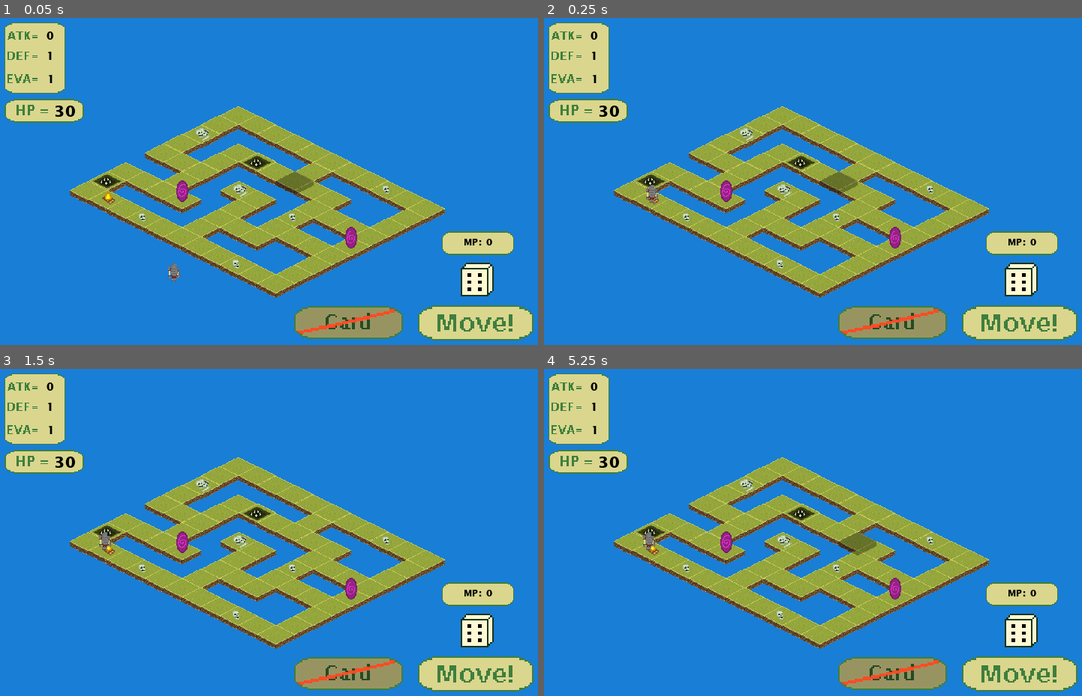
Above: before the commit, frames 1-4 (two rows, left to right).
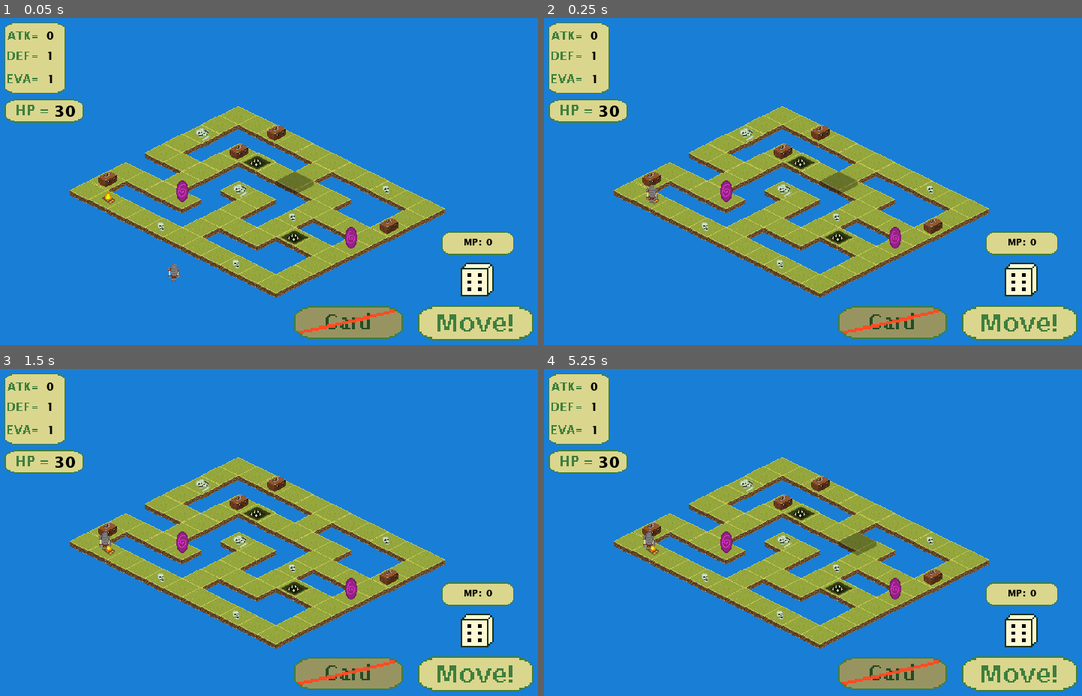
Above: after the commit, the same moments.

Repository: Patriks-Blauzda/Board-Game
Game: Godot game, scene res://Main.tscn
Same seed, same stepped clock (60 frames per second), same inputs: the game is played once before the commit and once after it.
Inputs (mouse positions are in pixels of both pictures, inside the frame that each line leads up to):
- Up to frame 1 (0.05 s): no input
- Up to frame 2 (0.25 s): no input
- Up to frame 3 (1.5 s): move the mouse to (425, 522) at 0.52 s; hold D (right) 0.53-1.28 s; click (425, 522) at 0.67 s; tap Enter at 1.25 s; move the mouse to (172, 558) at 1.27 s; hold Down (down) from 1.28 s (still down)
- Up to frame 4 (5.25 s): tap Space at 2, 3.5, 5 s; move the mouse to (899, 463) at 2.02 s; release Down (down) at 2.03 s; hold D (right) 2.03-2.78 s; tap Enter at 2.75, 4.25 s; move the mouse to (807, 610) at 2.77 s; hold Up (up) 2.78-3.53 s; click (807, 610) at 2.92 s; move the mouse to (1017, 594) at 3.52 s; hold A (left) 3.53-5.03 s; move the mouse to (656, 489) at 4.27 s; move the mouse to (866, 542) at 5.02 s; hold Down (down) from 5.03 s (still down); click (866, 542) at 5.17 s

The runs differ from the first frame. In frame 1, 0.8% of the frame differs, in the area x 17-76%, y 32-72%; in frame 2, 0.8%; in frame 3, 0.8%; in frame 4, 0.8%.

Commit message:
Victory screen added

Diff:
--- a/Dungeon Board/Main.tscn
+++ b/Dungeon Board/Main.tscn
@@ -213,6 +213,21 @@
 atlas = ExtResource( 6 )
 region = Rect2( 558, 208, 66, 20 )
 
+[sub_resource type="AtlasTexture" id=53]
+atlas = ExtResource( 6 )
+region = Rect2( 15, 223, 95, 20 )
+
+[sub_resource type="DynamicFont" id=54]
+size = 30
+extra_spacing_top = 1
+extra_spacing_bottom = 1
+extra_spacing_char = 1
+extra_spacing_space = 1
+font_data = ExtResource( 2 )
+
+[sub_resource type="Theme" id=55]
+default_font = SubResource( 54 )
+
 [sub_resource type="AtlasTexture" id=48]
 atlas = ExtResource( 6 )
 region = Rect2( 15, 223, 95, 20 )
@@ -226,7 +241,7 @@
 cell_size = Vector2( 64, 32 )
 cell_tile_origin = 1
 format = 1
-tile_data = PoolIntArray( -458753, 0, 0, -524288, 0, 0, -524287, 0, 0, -524286, 0, 0, -524285, 0, 0, -524284, 0, 0, -524283, 0, 0, -524282, 0, 0, -524281, 1, 0, -524280, 0, 0, -524279, 0, 0, -393217, 0, 0, -458748, 0, 0, -458743, 0, 0, -327681, 2, 0, -393215, 0, 0, -393214, 5, 0, -393213, 0, 0, -393212, 0, 0, -393211, 0, 0, -393210, 0, 0, -393207, 0, 0, -262145, 0, 0, -327679, 0, 0, -327674, 0, 0, -327673, 0, 0, -327672, 0, 0, -327671, 0, 0, -196609, 0, 0, -262144, 0, 0, -262143, 0, 0, -262141, 2, 0, -262140, 0, 0, -262138, 1, 0, -262135, 6, 0, -196607, 0, 0, -196604, 0, 0, -196602, 0, 0, -196601, 0, 0, -196600, 0, 0, -196599, 0, 0, -65537, 0, 0, -131072, 0, 0, -131071, 0, 0, -131070, 6, 0, -131068, 0, 0, -131067, 0, 0, -131066, 0, 0, -131063, 0, 0, -1, 5, 0, -65532, 0, 0, -65527, 0, 0, 65535, 0, 0, 0, 4, 0, 1, 0, 0, 2, 1, 0, 3, 0, 0, 4, 0, 0, 5, 0, 0, 6, 0, 0, 7, 1, 0, 8, 0, 0, 9, 0, 0 )
+tile_data = PoolIntArray( -458753, 0, 0, -524288, 0, 0, -524287, 3, 0, -524286, 0, 0, -524285, 0, 0, -524284, 0, 0, -524283, 0, 0, -524282, 0, 0, -524281, 1, 0, -524280, 0, 0, -524279, 0, 0, -393217, 0, 0, -458748, 0, 0, -458743, 0, 0, -327681, 2, 0, -393215, 3, 0, -393214, 5, 0, -393213, 0, 0, -393212, 0, 0, -393211, 0, 0, -393210, 0, 0, -393207, 3, 0, -262145, 0, 0, -327679, 0, 0, -327674, 0, 0, -327673, 0, 0, -327672, 0, 0, -327671, 0, 0, -196609, 0, 0, -262144, 0, 0, -262143, 0, 0, -262141, 2, 0, -262140, 0, 0, -262138, 1, 0, -262135, 6, 0, -196607, 0, 0, -196604, 0, 0, -196602, 0, 0, -196601, 5, 0, -196600, 0, 0, -196599, 0, 0, -65537, 0, 0, -131072, 0, 0, -131071, 0, 0, -131070, 6, 0, -131068, 0, 0, -131067, 0, 0, -131066, 0, 0, -131063, 0, 0, -1, 3, 0, -65532, 0, 0, -65527, 0, 0, 65535, 0, 0, 0, 4, 0, 1, 0, 0, 2, 0, 0, 3, 1, 0, 4, 0, 0, 5, 0, 0, 6, 0, 0, 7, 1, 0, 8, 0, 0, 9, 0, 0 )
 script = ExtResource( 5 )
 
 [node name="Player" parent="." instance=ExtResource( 1 )]
@@ -412,6 +427,52 @@
 expand = true
 stretch_mode = 5
 
+[node name="Win" type="TextureRect" parent="Camera2D"]
+pause_mode = 2
+process_priority = 1
+visible = false
+self_modulate = Color( 0.960784, 0.815686, 0.160784, 1 )
+margin_left = 11.0
+margin_top = -81.0
+margin_right = 433.0
+margin_bottom = 125.0
+texture = SubResource( 47 )
+expand = true
+stretch_mode = 1
+script = ExtResource( 7 )
+
+[node name="TextureRect" type="TextureRect" parent="Camera2D/Win"]
+self_modulate = Color( 0.894118, 0.235294, 0.235294, 1 )
+margin_left = 15.0
+margin_top = 10.0
+margin_right = 402.0
+margin_bottom = 98.0
+size_flags_horizontal = 3
+size_flags_vertical = 3
+texture = SubResource( 53 )
+expand = true
+stretch_mode = 6
+
+[node name="Label" type="Label" parent="Camera2D/Win/TextureRect"]
+anchor_right = 1.0
+anchor_bottom = 1.0
+theme = SubResource( 55 )
+text = "You Win!"
+align = 1
+valign = 1
+
+[node name="Retry" type="TextureButton" parent="Camera2D/Win"]
+self_modulate = Color( 0.980392, 0.25098, 0.25098, 1 )
+margin_left = 15.0
+margin_top = 110.0
+margin_right = 402.0
+margin_bottom = 180.0
+size_flags_horizontal = 3
+size_flags_vertical = 3
+texture_normal = SubResource( 49 )
+expand = true
+stretch_mode = 5
+
 [node name="StatUp" type="TextureRect" parent="Camera2D"]
 pause_mode = 2
 process_priority = 1
@@ -559,14 +620,11 @@
 anchor_left = 0.610294
 anchor_right = 0.908801
 
-[node name="TileSet" type="Sprite" parent="."]
-position = Vector2( -634, -16 )
-texture = ExtResource( 6 )
-
 [connection signal="pressed" from="Player/Anchor/RollButton" to="Player" method="_on_RollButton_pressed"]
 [connection signal="pressed" from="Player/Anchor/Card" to="Player" method="_on_Card_pressed"]
 [connection signal="animation_finished" from="Camera2D/AnimationPlayer" to="Player" method="_on_AnimationPlayer_animation_finished"]
 [connection signal="pressed" from="Camera2D/GameOver/Retry" to="Camera2D/GameOver" method="_on_Retry_pressed"]
+[connection signal="pressed" from="Camera2D/Win/Retry" to="Camera2D/Win" method="_on_Retry_pressed"]
 [connection signal="pressed" from="Camera2D/StatUp/VBoxContainer/Atk" to="Combat" method="_on_StatUp_pressed" binds= [ 0 ]]
 [connection signal="pressed" from="Camera2D/StatUp/VBoxContainer/Def" to="Combat" method="_on_StatUp_pressed" binds= [ 1 ]]
 [connection signal="pressed" from="Camera2D/StatUp/VBoxContainer/Eva" to="Combat" method="_on_StatUp_pressed" binds= [ 2 ]]
--- a/Dungeon Board/MainMenu.gd
+++ b/Dungeon Board/MainMenu.gd
@@ -1,5 +1,4 @@
 extends Control
-
 
 
 func _on_TextureButton_pressed():
--- a/Dungeon Board/Player.gd
+++ b/Dungeon Board/Player.gd
@@ -82,6 +82,22 @@
 
 
 		match tilemap.get_cellv(tilemap.path[tile_index]):
+			3:
+				var hand = camera.get_node("Hand")
+				if hand.card_list.size() < 5:
+					var rng = RandomNumberGenerator.new()
+					rng.randomize()
+
+					for _i in range(0, rng.randi_range(1, 2)):
+						var card_to_add = rng.randi_range(0, 4)
+						hand.add_card(card_to_add)
+
+						if hand.card_list.size() > 4:
+							break
+
+					movement_points = 0
+					tilemap.set_cellv(tilemap.path[tile_index], 0)
+
 			5:
 				hp -= 1
 
@@ -97,6 +113,10 @@
 func _on_AnimationPlayer_animation_finished(_anim_name):
 	if camera.position.y != 0:
 		get_owner().get_node("Combat").rolling = 240
+	else:
+		if tilemap.has_won():
+			camera.get_node("Win").show()
+			get_tree().paused = true
 
 
 func _physics_process(_delta):
@@ -130,7 +150,6 @@
 
 		if movement_points == 0:
 			Global.turn += 1
-			print(Global.turn)
 			card_played = false
 
 	# Animates the player moving from one tile to another
--- a/Dungeon Board/TileMap.gd
+++ b/Dungeon Board/TileMap.gd
@@ -47,5 +47,14 @@
 		current = next_tiles[0]
 
 
+func has_won():
+	var status = true
+	for i in path:
+		if Global.enemies.has(get_cellv(i)):
+			status = false
+
+	return status
+
+
 func _ready():
 	_get_path()
Not shown: 1 places in Dungeon Board/Main.tscn that only renumber resources
